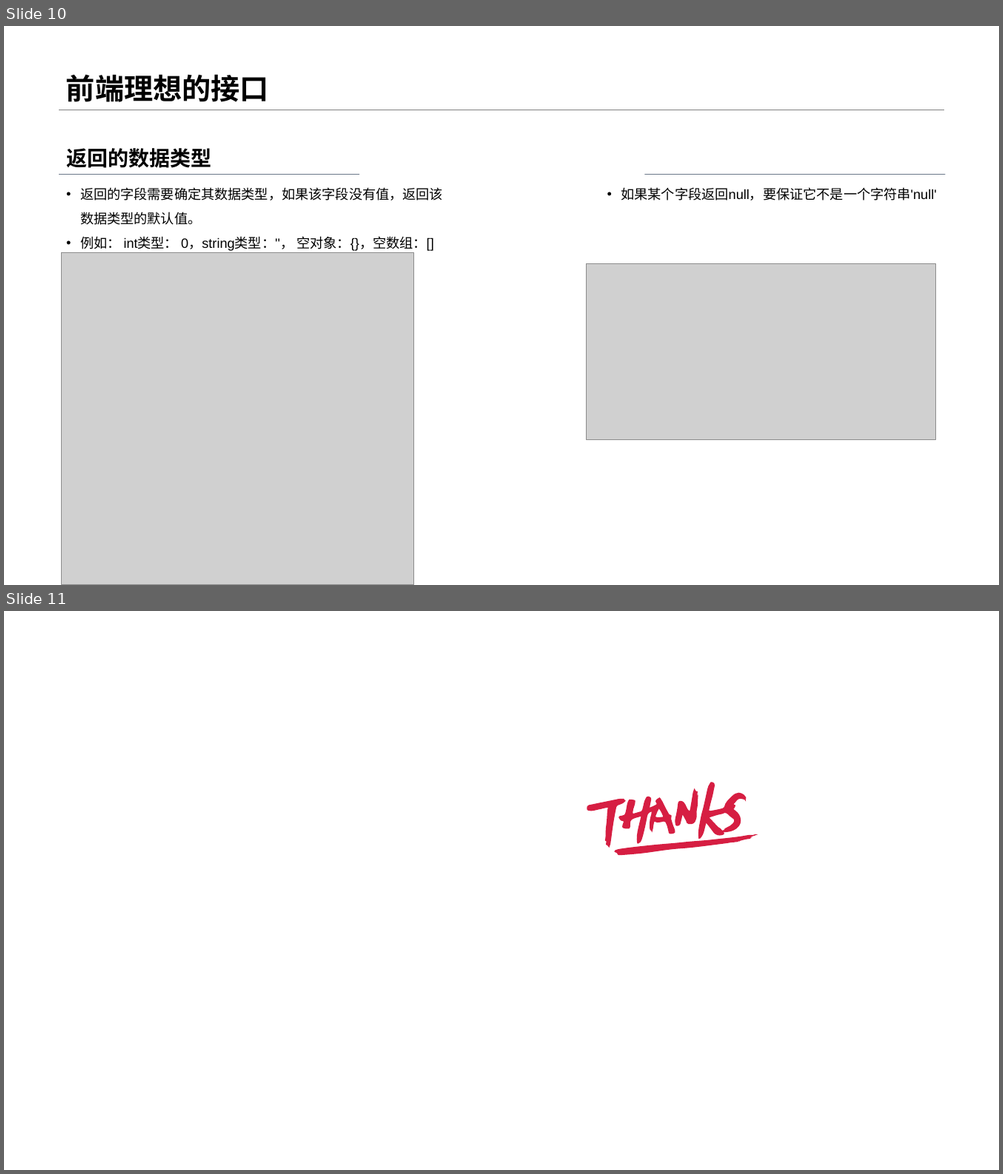
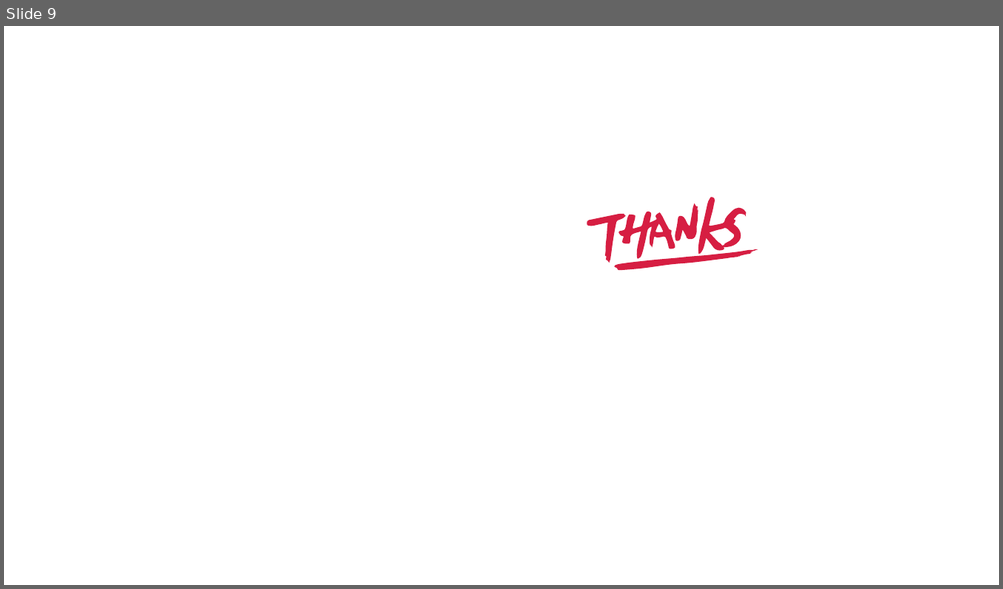
Before and after one commit to zyhahaha/note, a slide deck: share/个人简介.pptx. Shown one above the other, each under a label of ours: slides 10 and 11 before the commit, slide 9 after it. The pictures are 1003x1174 and 1003x589 pixels, drawn with LibreOffice and Linux fonts; fonts in the diff are those of the drawing; grey boxes stand for pictures; background and template pictures are left out. Boxes give left, top, right and bottom in pixels: in the first picture for what was removed or moved away, otherwise in the second. Text is boxed around its words. In the diff, an @@ line names an element or a change of style, - is before the commit and + after.

```diff
--- a/share/个人简介.pptx
+++ b/share/个人简介.pptx
@@ slide 10 removed at [4, 26, 999, 585], background #FFFFFF @@
@@ title removed at [66, 74, 269, 102] @@
-前端理想的接口
@@ line removed from (59, 110) to (944, 110) @@
@@ text removed at [66, 148, 211, 168] @@
-返回的数据类型
@@ line removed from (60, 175) to (359, 175) @@
@@ line removed from (645, 175) to (945, 175) @@
@@ text removed at [80, 187, 443, 251] @@
-• 返回的字段需要确定其数据类型，如果该字段没有值，返回该数据类型的默认值。
-• 例如： int类型： 0，string类型：''， 空对象：{}，空数组：[]
@@ text removed at [621, 187, 936, 201] @@
-• 如果某个字段返回null，要保证它不是一个字符串'null'
@@ picture removed at [62, 253, 414, 585] @@
@@ picture removed at [586, 264, 935, 440] @@
@@ what was slide 11 is now slide 9 @@
```
Also in this commit, not shown: 3 slides changed, 5 slides added, 6 other slides removed, 3 other files.
